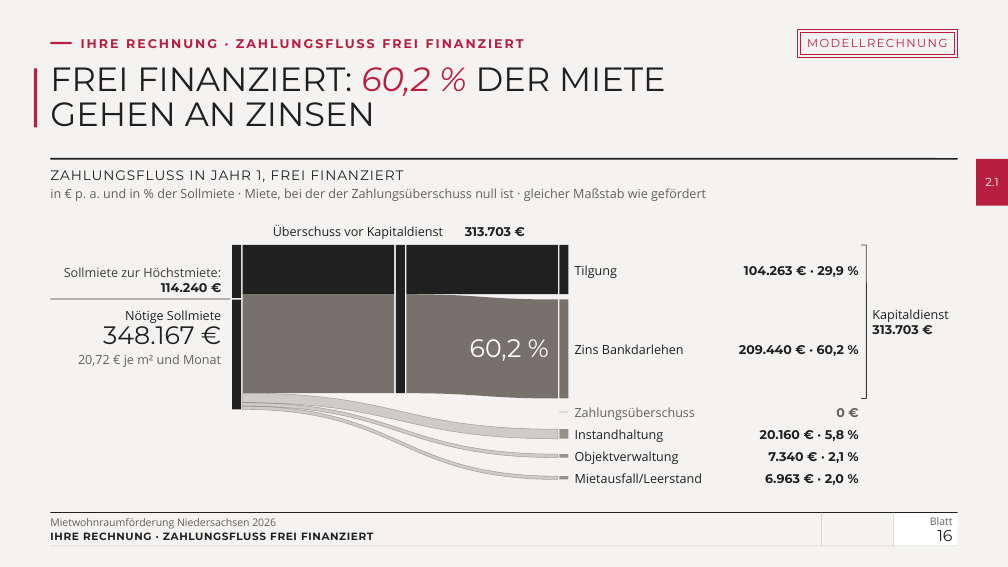
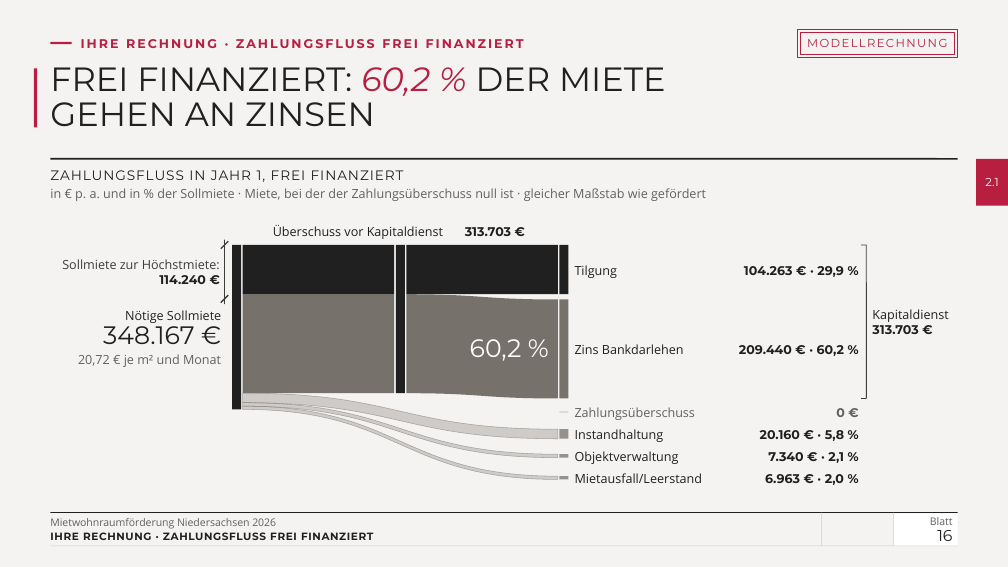
Before and after one commit to vgedaschko/NBank, a slide deck: slide 16 of praesentation/dist/PGN-Mietwohnraumfoerderung-Niedersachsen-2026-Vortrag.pptx. Drawn at 1008x567 pixels with LibreOffice and Linux fonts; fonts in the diff are those of the drawing; background and template pictures are left out. Boxes give left, top, right and bottom in pixels: in the first picture for what was removed or moved away, otherwise in the second. Text is boxed around its words. In the diff, an @@ line names an element or a change of style, - is before the commit and + after.

```diff
--- a/praesentation/dist/PGN-Mietwohnraumfoerderung-Niedersachsen-2026-Vortrag.pptx
+++ b/praesentation/dist/PGN-Mietwohnraumfoerderung-Niedersachsen-2026-Vortrag.pptx
@@ text "Sollmiete zur Höchstmiete:": place and size @@
-text "Sollmiete zur Höchstmiete:" at bbox=[64, 267, 221, 277]
+text "Sollmiete zur Höchstmiete:" at bbox=[62, 259, 220, 269]
@@ line added from (221, 249) to (228, 241), #3C3C3B 1.25 pt @@
@@ line added from (225, 240) to (225, 304), #3C3C3B 0.75 pt @@
@@ text "114.240 €": place and size @@
-text "114.240 €" at bbox=[161, 283, 208, 292]
+text "114.240 €" at bbox=[159, 275, 206, 284]
@@ line moved from (51, 299) - (230, 299) to (221, 302) - (228, 295) @@
@@ line (221, 302) - (228, 295): stroke #3C3C3B 0.75 pt to #3C3C3B 1.25 pt @@
@@ line removed from (232, 299) to (241, 299) @@
```
Also in this commit, not shown: 19 other slides changed, 20 other files.
